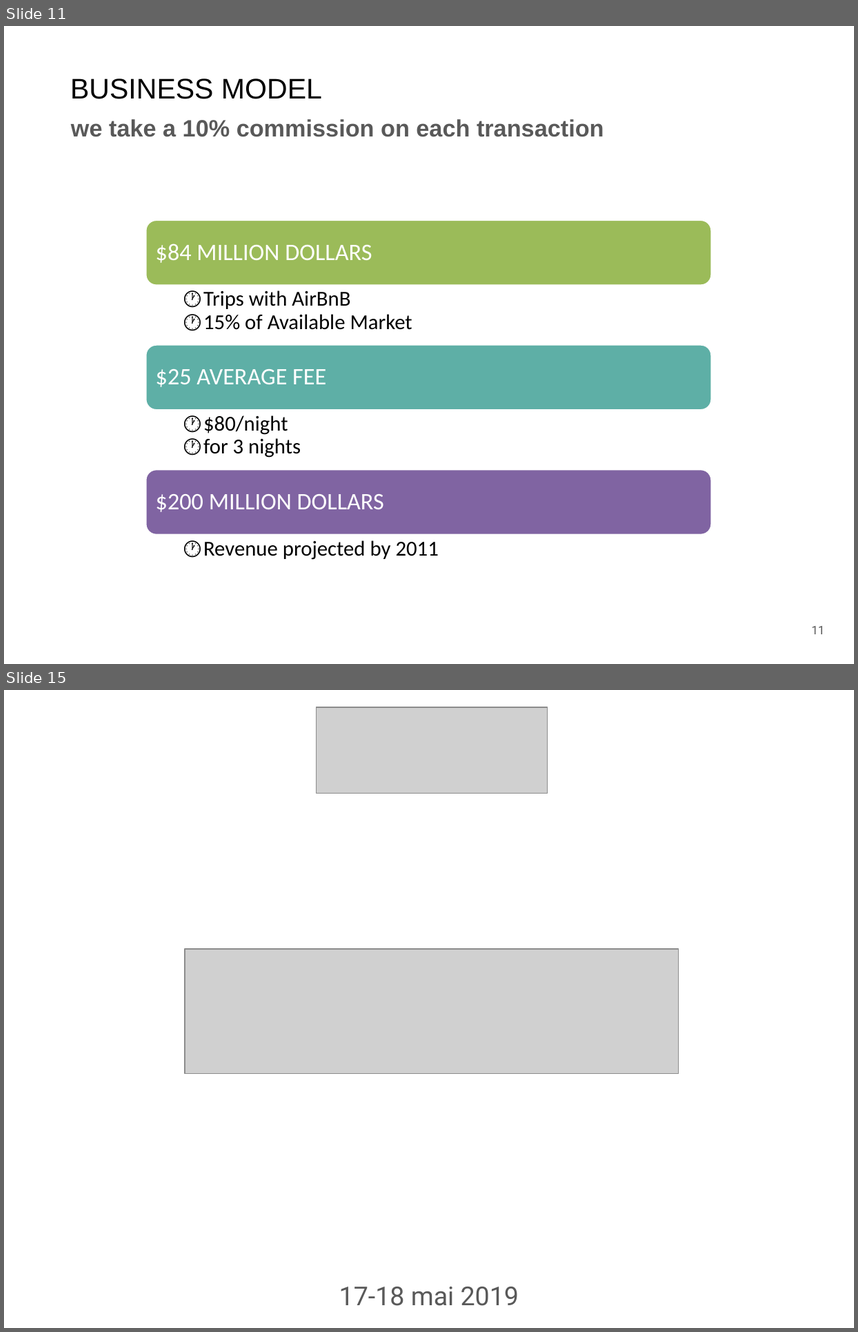
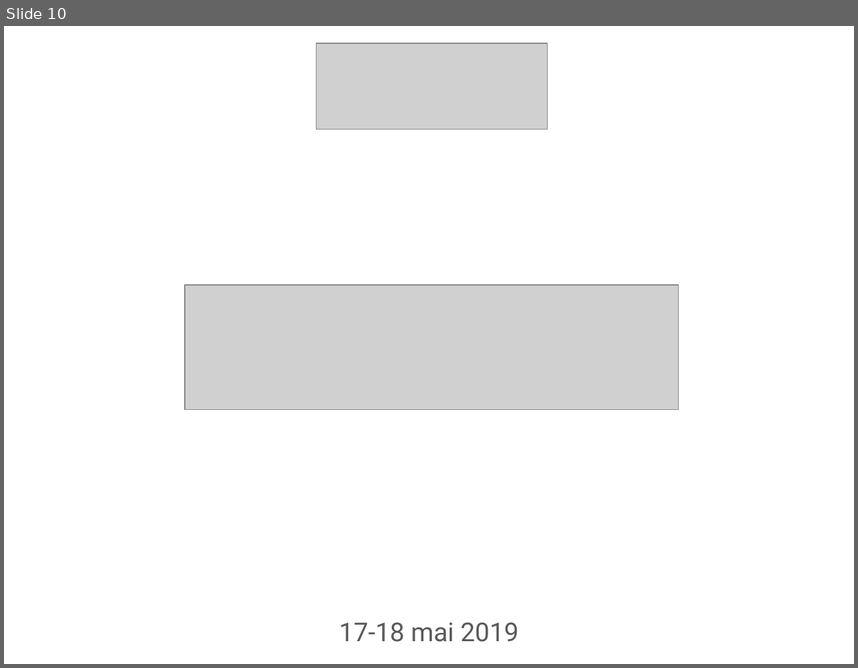
Before and after one commit to giodemaio/hackathonGM, a slide deck: GM IT Hackathon PITCH Doc Time.pptx. Shown one above the other, each under a label of ours: slides 11 and 15 before the commit, slide 10 after it; the slides between them are not shown. The pictures are 858x1332 and 858x668 pixels, drawn with LibreOffice and Linux fonts; fonts in the diff are those of the drawing; grey boxes stand for pictures; background and template pictures are left out. Boxes give left, top, right and bottom in pixels: in the first picture for what was removed or moved away, otherwise in the second. Text is boxed around its words. In the diff, an @@ line names an element or a change of style, - is before the commit and + after.

```diff
--- a/GM IT Hackathon PITCH Doc Time.pptx
+++ b/GM IT Hackathon PITCH Doc Time.pptx
@@ slide 11 removed at (x1=4, y1=26, x2=854, y2=664), background picture (left out) @@
@@ text removed at (x1=70, y1=78, x2=322, y2=99) @@
-BUSINESS MODEL
@@ text removed at (x1=71, y1=119, x2=604, y2=137) @@
-we take a 10% commission on each transaction
@@ rounded rectangle removed at (x1=145, y1=220, x2=712, y2=286) @@
-$84 MILLION DOLLARS
@@ text removed at (x1=203, y1=290, x2=412, y2=330) @@
-  🕐 Trips with AirBnB
-  🕐 15% of Available Market
@@ rounded rectangle removed at (x1=145, y1=344, x2=712, y2=410) @@
-$25 AVERAGE FEE
@@ text removed at (x1=203, y1=415, x2=301, y2=457) @@
-  🕐 $80/night
-  🕐 for 3 nights
@@ rounded rectangle removed at (x1=145, y1=469, x2=712, y2=535) @@
-$200 MILLION DOLLARS
@@ text removed at (x1=203, y1=540, x2=439, y2=559) @@
-  🕐 Revenue projected by 2011
@@ page number removed at (x1=811, y1=626, x2=824, y2=634) @@
-11
@@ what was slide 15 is now slide 10 @@
```
Also in this commit, not shown: 8 slides added, 13 other slides removed.
